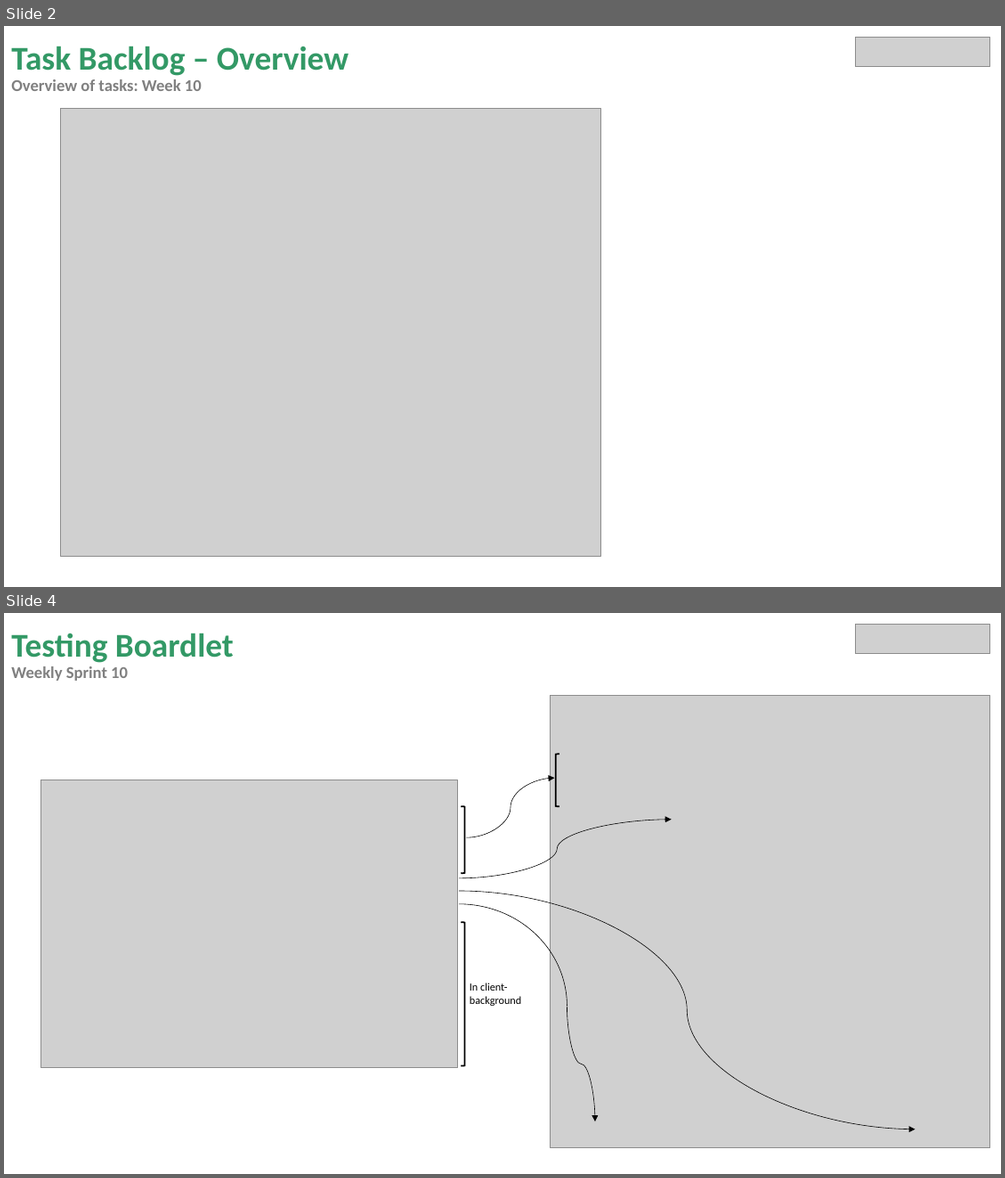
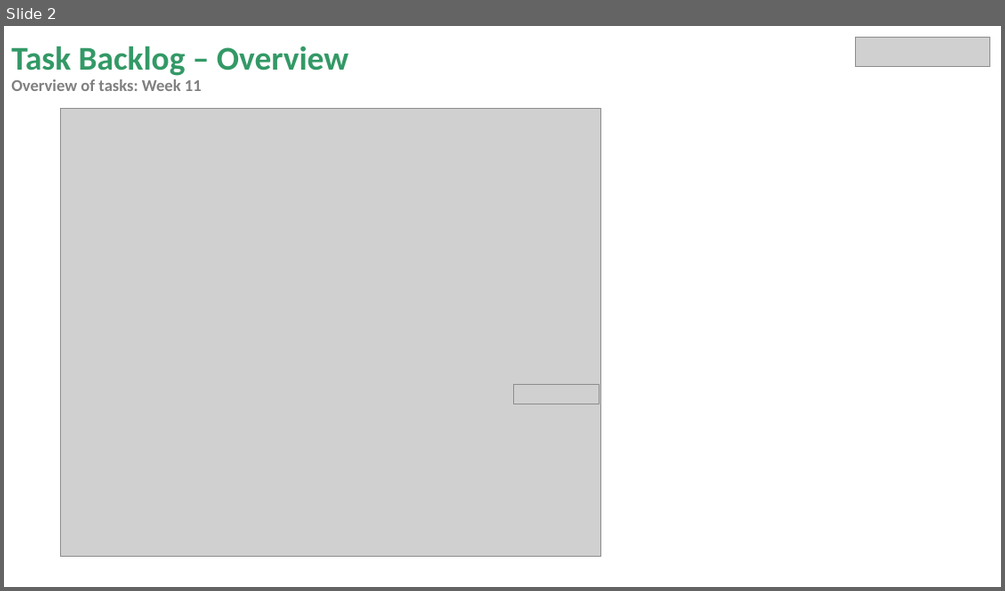
Before and after one commit to miguelrk/tum-mw-bachelorarbeit, a slide deck: 3 Entwicklungsphase/weekly_meeting_11.pptx. Shown one above the other, each under a label of ours: slides 2 and 4 before the commit, slide 2 after it; the slides between them are not shown. The pictures are 1005x1178 and 1005x591 pixels, drawn with LibreOffice and Linux fonts; fonts in the diff are those of the drawing; grey boxes stand for pictures. Boxes give left, top, right and bottom in pixels: in the first picture for what was removed or moved away, otherwise in the second. Text is boxed around its words. In the diff, an @@ line names an element or a change of style, - is before the commit and + after.

```diff
--- a/3 Entwicklungsphase/weekly_meeting_11.pptx
+++ b/3 Entwicklungsphase/weekly_meeting_11.pptx
@@ slide 4 removed at (4, 613, 1001, 1174), background #FFFFFF @@
@@ title removed at (11, 633, 234, 681) @@
-Testing Boardlet
-Weekly Sprint 10
@@ picture removed at (856, 625, 990, 653) @@
@@ picture removed at (550, 695, 989, 1148) @@
@@ right bracket removed at (556, 754, 559, 806) @@
@@ picture removed at (41, 780, 458, 1069) @@
@@ curved arrow removed from (466, 837) to (554, 778) @@
@@ curved arrow removed from (459, 878) to (672, 819) @@
@@ right bracket removed at (461, 807, 465, 873) @@
@@ arc (boxed as its full ellipse) removed at (351, 904, 567, 1107) @@
@@ curved arrow removed from (459, 891) to (914, 1129) @@
@@ right bracket removed at (461, 922, 465, 1065) @@
@@ text removed at (469, 982, 521, 1005) @@
-In client- background
@@ curved arrow removed from (567, 1006) to (596, 1121) @@
@@ slide 2 changed as well @@
@@ title at (11, 46, 348, 91): text changed @@
-Task Backlog – Overview
-Overview of tasks: Week 10
+Task Backlog – Overview
+Overview of tasks: Week 11
@@ picture added at (514, 385, 599, 403) @@
```
Also in this commit, not shown: 6 other slides changed, 3 slides added, 3 other slides removed, 8 other files.
